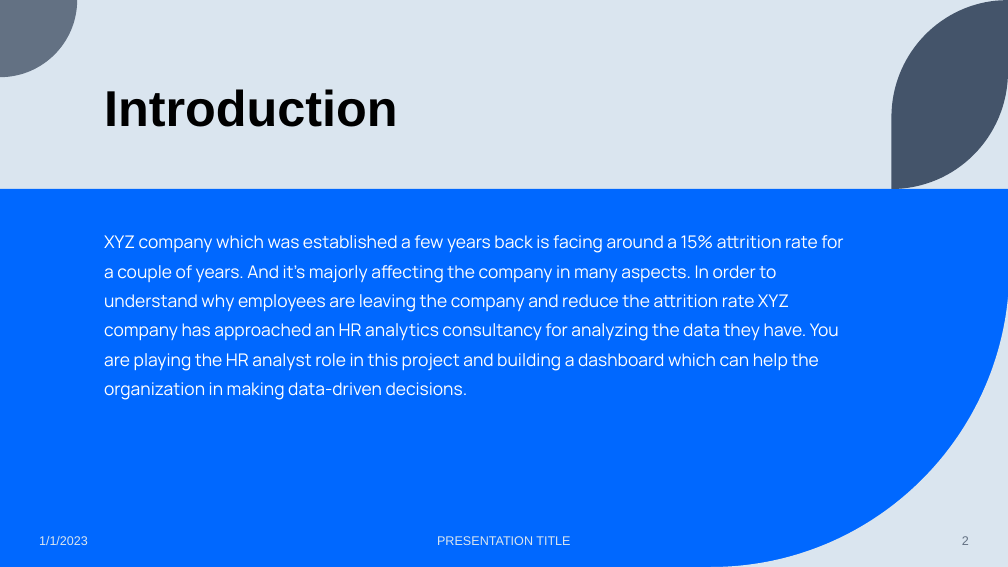
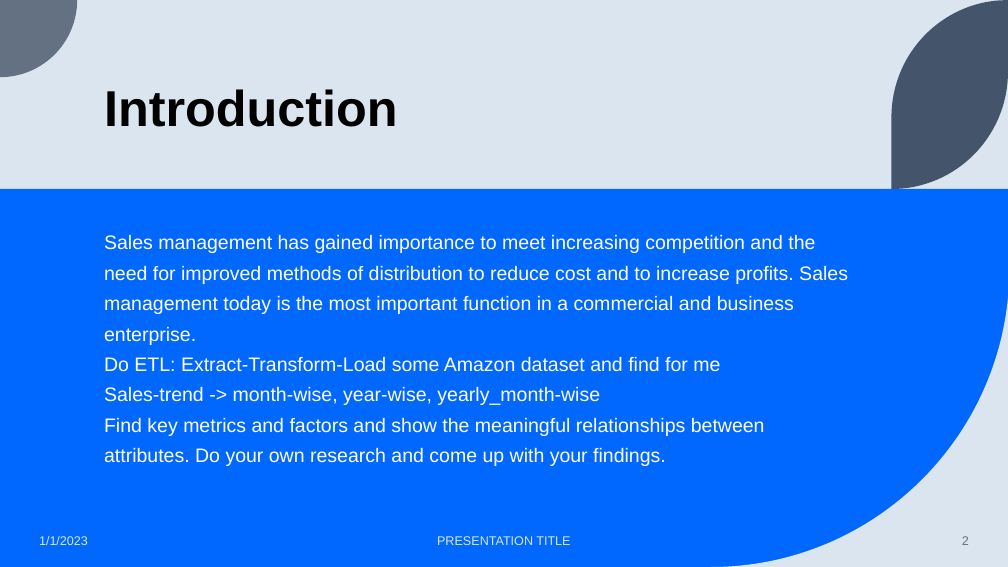
Before and after one commit to Sa-0ne4036/Unified-Mentor, a slide deck: slide 2 of Sample Report.pptx. Drawn at 1008x567 pixels with LibreOffice and Linux fonts; fonts in the diff are those of the drawing. Boxes give left, top, right and bottom in pixels: in the first picture for what was removed or moved away, otherwise in the second. Text is boxed around its words. In the diff, an @@ line names an element or a change of style, - is before the commit and + after.

```diff
--- a/Sample Report.pptx
+++ b/Sample Report.pptx
@@ text at (x1=104, y1=235, x2=848, y2=466): text changed; size 16.6 to 18.6 pt; font Manrope to Arial @@
-XYZ company which was established a few years back is facing around a 15% attrition rate for
-a couple of years. And it's majorly affecting the company in many aspects. In order to
-understand why employees are leaving the company and reduce the attrition rate XYZ
-company has approached an HR analytics consultancy for analyzing the data they have. You
-are playing the HR analyst role in this project and building a dashboard which can help the
-organization in making data-driven decisions.
+Sales management has gained importance to meet increasing competition and the
+need for improved methods of distribution to reduce cost and to increase profits. Sales
+management today is the most important function in a commercial and business
+enterprise.
+Do ETL: Extract-Transform-Load some Amazon dataset and find for me
+Sales-trend -> month-wise, year-wise, yearly_month-wise
+Find key metrics and factors and show the meaningful relationships between
+attributes. Do your own research and come up with your findings.
```
Also in this commit, not shown: 3 other slides changed, 1 slide added.
